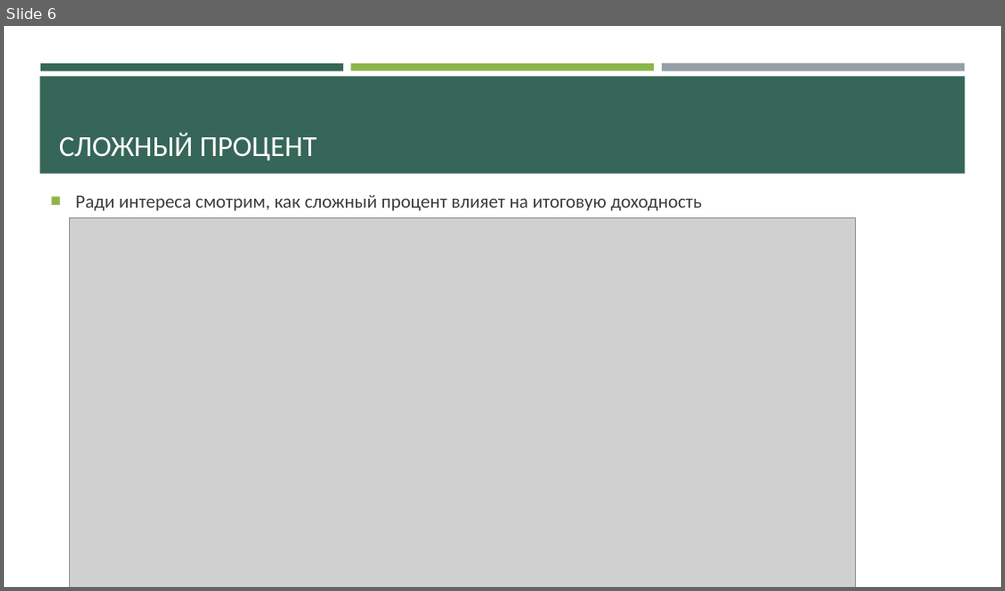
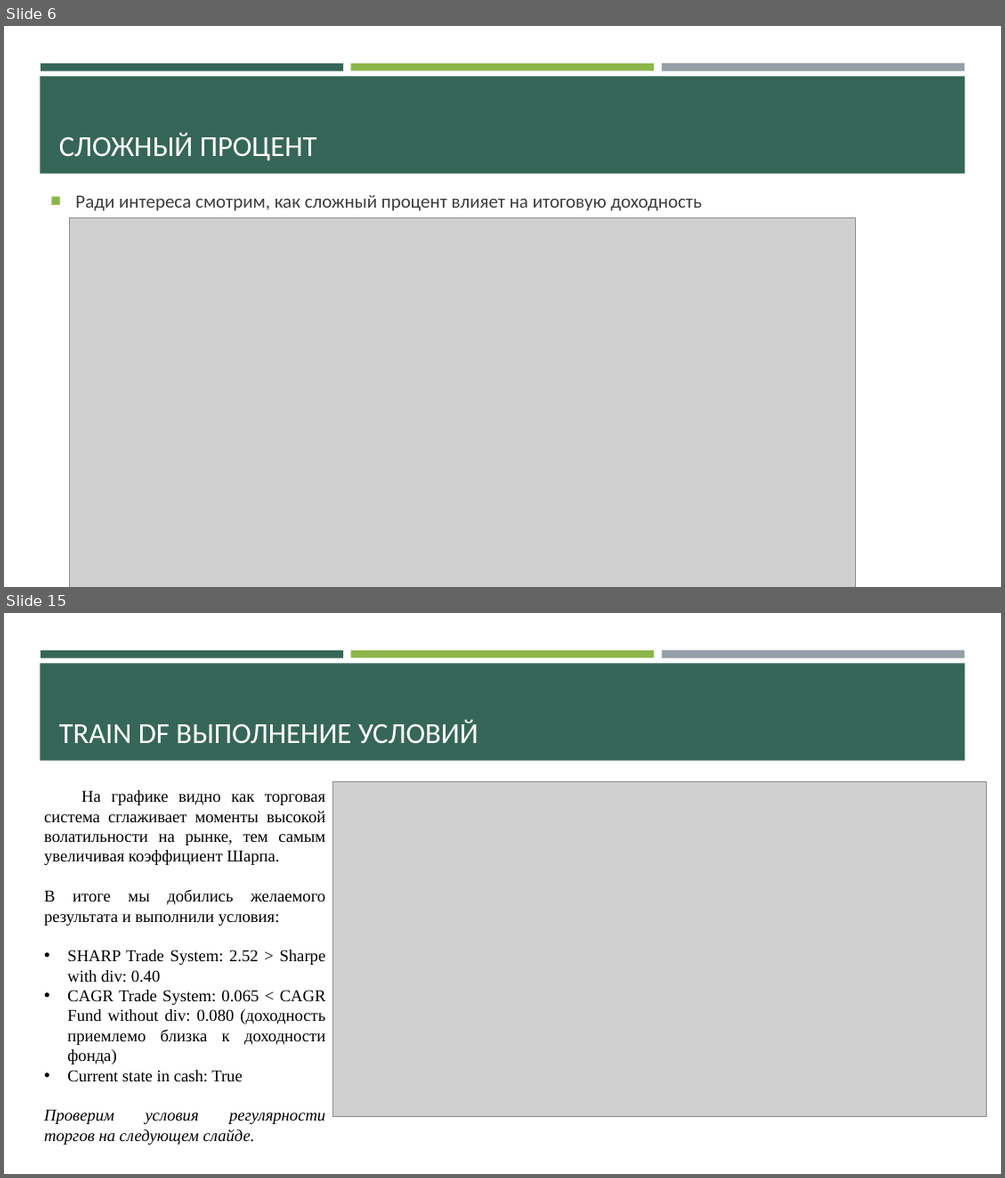
Before and after one commit to Den-is-me/test_ff, a slide deck: Торговля фондом VFINX.pptx. Shown one above the other, each under a label of ours: slide 6 before the commit, slides 6 and 15 after it; the slides between them are not shown. The pictures are 1005x591 and 1005x1178 pixels, drawn with LibreOffice and Linux fonts; fonts in the diff are those of the drawing; grey boxes stand for pictures. Boxes give left, top, right and bottom in pixels: in the first picture for what was removed or moved away, otherwise in the second. Text is boxed around its words. In the diff, an @@ line names an element or a change of style, - is before the commit and + after.

```diff
--- a/Торговля фондом VFINX.pptx
+++ b/Торговля фондом VFINX.pptx
@@ slide 15 added at (4,613,1001,1174), background #FFFFFF; not listed: 4 template elements that a slide beside it also shows @@
@@ title added at (59,720,478,743), 28 pt, text #FFFFFF @@
+TRAIN DF ВЫПОЛНЕНИЕ УСЛОВИЙ
@@ text added at (44,790,326,1144), 16 pt, text #000000 @@
+На графике видно как торговая система сглаживает моменты высокой волатильности на рынке, тем самым увеличивая коэффициент Шарпа.
+В итоге мы добились желаемого результата и выполнили условия:
+• SHARP Trade System: 2.52 > Sharpe with div: 0.40
+• CAGR Trade System: 0.065 < CAGR Fund without div: 0.080 (доходность приемлемо близка к доходности фонда)
+• Current state in cash: True
+Проверим условия регулярности торгов на следующем слайде.
@@ picture added at (333,782,987,1116) @@
```
Also in this commit, not shown: 4 slides changed, 14 other slides added, 2 other files.
